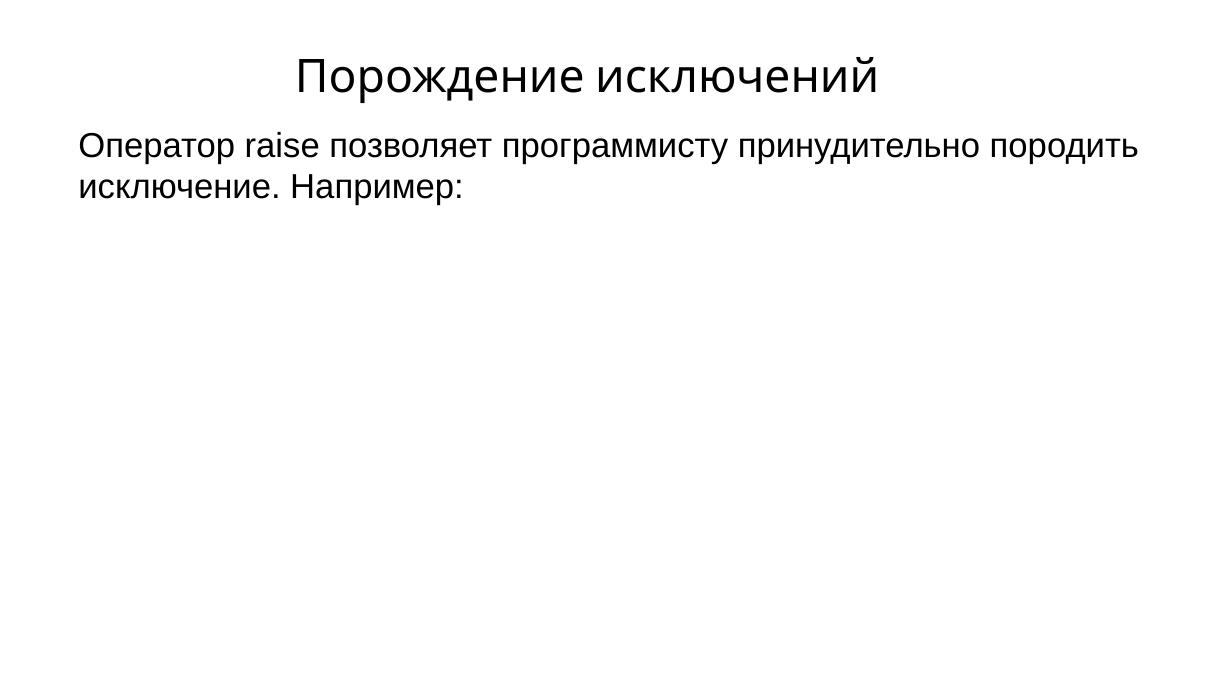
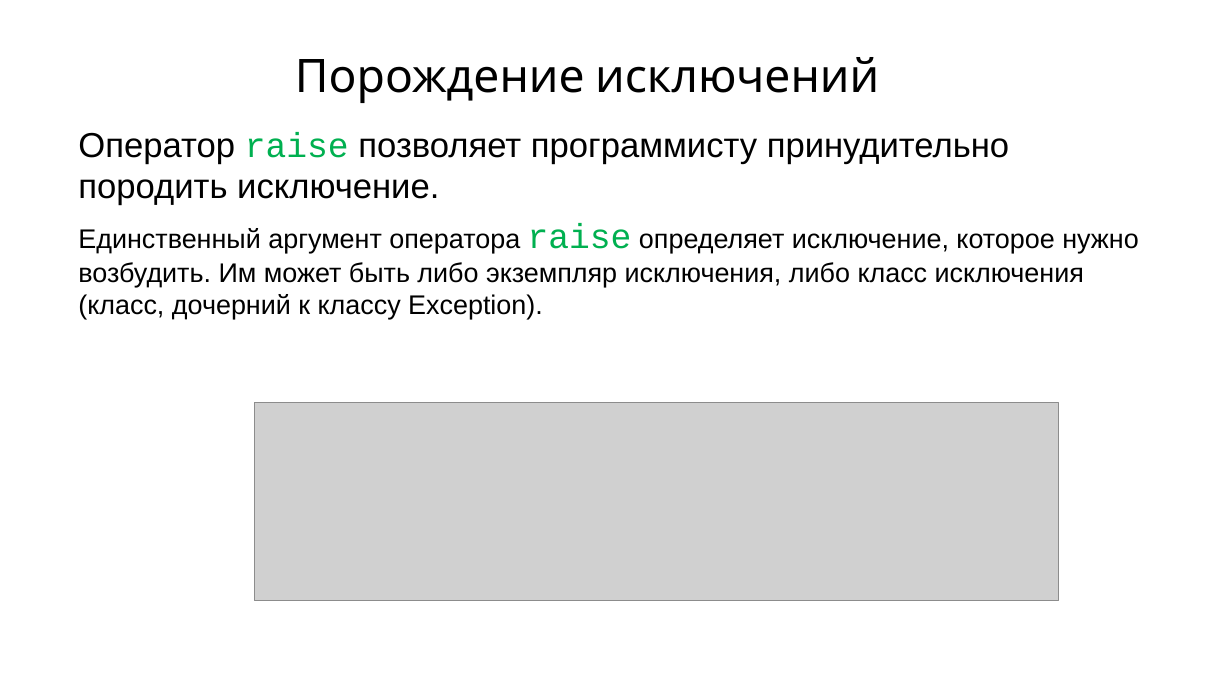
Before and after one commit to maxchv/LearnPython, a slide deck: slide 15 of week05/Exceptions.pptx (slide 14 before the commit). Drawn at 1232x693 pixels with LibreOffice and Linux fonts; fonts in the diff are those of the drawing; grey boxes stand for pictures. Boxes give left, top, right and bottom in pixels: in the first picture for what was removed or moved away, otherwise in the second. Text is boxed around its words. In the diff, an @@ line names an element or a change of style, - is before the commit and + after.

```diff
--- a/week05/Exceptions.pptx
+++ b/week05/Exceptions.pptx
@@ text at bbox=[78, 132, 1009, 205]: text changed @@
-Оператор raise позволяет программисту принудительно породить исключение. Например:
+Оператор raise позволяет программисту принудительно породить исключение.
@@ text added at bbox=[78, 223, 1138, 319], 28 pt, text #000000 @@
+Единственный аргумент оператора raise определяет исключение, которое нужно возбудить. Им может быть либо экземпляр исключения, либо класс исключения (класс, дочерний к классу Exception).
@@ picture added at bbox=[254, 403, 1059, 600] @@
```
Also in this commit, not shown: 2 other slides changed, 2 slides added, 5 slides removed, 1 other file.
